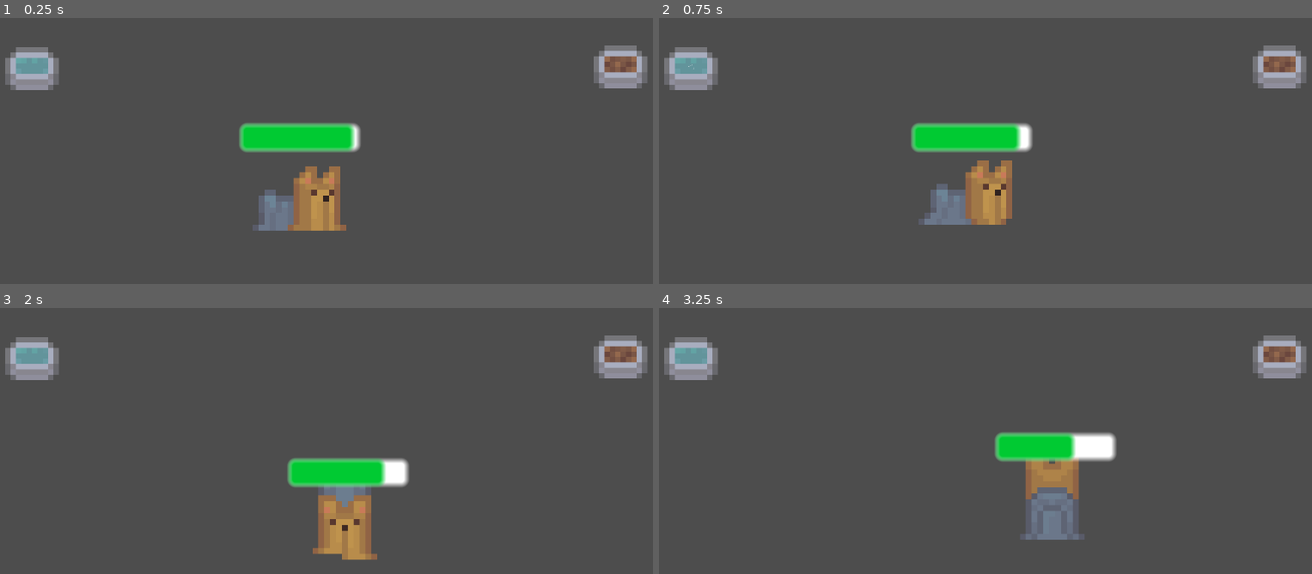
Above: before the commit, frames 1-4 (two rows, left to right).
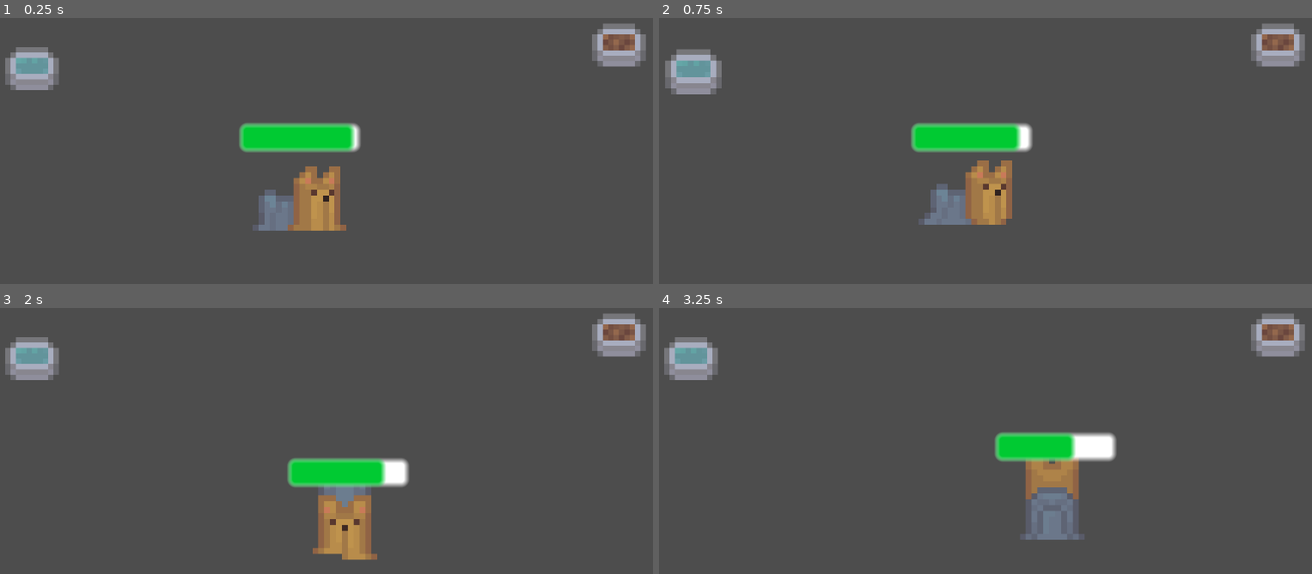
Above: after the commit, the same moments.

Repository: saadjiqbal/brackeys-gj-2024
Game: Godot game, scene res://scenes/game.tscn
The game is run twice, just before and just after one commit, with the same random seed, the same clock (stepped at 60 frames per second) and the same inputs.
Inputs (mouse positions are in pixels of both pictures, inside the frame that each line leads up to):
- Up to frame 1 (0.25 s): no input
- Up to frame 2 (0.75 s): tap Enter at 0.5 s; move the mouse to (691, 68) at 0.52 s; press the mouse at (691, 68) at 0.53 s; hold Right (ui_right) from 0.53 s (still down)
- Up to frame 3 (2 s): move the mouse to (182, 507) at 1.27 s; release Right (ui_right) at 1.28 s; release the mouse at (182, 507) at 1.28 s; hold Down (ui_down) from 1.28 s (still down); click (182, 507) at 1.35 s
- Up to frame 4 (3.25 s): move the mouse to (1050, 401) at 2.02 s; release Down (ui_down) at 2.03 s; press the mouse at (1050, 401) at 2.03 s; hold Right (ui_right) 2.03-2.78 s; move the mouse to (946, 563) at 2.77 s; release the mouse at (946, 563) at 2.78 s; hold Up (ui_up) from 2.78 s (still down); click (946, 563) at 2.85 s

The runs differ from the first frame. In frame 1, 1.7% of the frame differs, in the area x 90-100%, y 2-27%; in frame 2, 2.4%, in the area x 0-100%, y 2-29%; in frame 3, 1.7%; in frame 4, 1.7%.

Commit message:
Added collision detection

Diff:
--- a/project.godot
+++ b/project.godot
@@ -29,6 +29,13 @@
 ]
 }
 
+[layer_names]
+
+2d_physics/layer_1="dog"
+2d_physics/layer_2="cat"
+2d_physics/layer_3="water_bowl"
+2d_physics/layer_4="food_bowl"
+
 [rendering]
 
 textures/canvas_textures/default_texture_filter=0
--- a/scenes/dog.tscn
+++ b/scenes/dog.tscn
@@ -212,6 +212,9 @@
 
 [sub_resource type="RectangleShape2D" id="RectangleShape2D_mshye"]
 size = Vector2(17.0408, 11.6354)
+
+[sub_resource type="RectangleShape2D" id="RectangleShape2D_64iw8"]
+size = Vector2(36.0971, 24.3701)
 
 [node name="Dog" type="CharacterBody2D"]
 scale = Vector2(10.915, 10.915)
@@ -236,3 +239,14 @@
 step = 1.0
 show_percentage = false
 metadata/_edit_use_anchors_ = true
+
+[node name="AnimalActionArea" type="Area2D" parent="."]
+collision_mask = 15
+
+[node name="CollisionShape2D" type="CollisionShape2D" parent="AnimalActionArea"]
+position = Vector2(54.8786, 30.142)
+scale = Vector2(1, 1)
+shape = SubResource("RectangleShape2D_64iw8")
+
+[connection signal="area_entered" from="AnimalActionArea" to="." method="_on_animal_action_area_area_entered"]
+[connection signal="area_exited" from="AnimalActionArea" to="." method="_on_animal_action_area_area_exited"]
--- a/scenes/food_bowl.tscn
+++ b/scenes/food_bowl.tscn
@@ -1,6 +1,6 @@
 [gd_scene load_steps=6 format=3 uid="uid://blsnk45mypkkh"]
 
-[ext_resource type="Script" path="res://scripts/item.gd" id="1_ifmuo"]
+[ext_resource type="Script" path="res://scripts/food_bowl.gd" id="1_3a7ic"]
 [ext_resource type="Texture2D" uid="uid://rir81ybqu0t2" path="res://assets/items/items.png" id="1_wmlwq"]
 
 [sub_resource type="AtlasTexture" id="AtlasTexture_rsoye"]
@@ -18,19 +18,25 @@
 "speed": 5.0
 }]
 
-[sub_resource type="RectangleShape2D" id="RectangleShape2D_nqnq4"]
-size = Vector2(107, 88)
+[sub_resource type="RectangleShape2D" id="RectangleShape2D_2kom1"]
+size = Vector2(11.4, 9.2)
 
 [node name="FoodBowl" type="Node2D"]
-script = ExtResource("1_ifmuo")
+position = Vector2(1191, 51)
+scale = Vector2(10, 10)
+script = ExtResource("1_3a7ic")
 
 [node name="AnimatedSprite2D" type="AnimatedSprite2D" parent="."]
-position = Vector2(1194, 92)
-scale = Vector2(10, 10)
 sprite_frames = SubResource("SpriteFrames_o78pc")
 
-[node name="Area2D" type="Area2D" parent="."]
+[node name="FoodBowlArea" type="Area2D" parent="."]
+collision_layer = 8
+collision_mask = 15
 
-[node name="CollisionShape2D" type="CollisionShape2D" parent="Area2D"]
-position = Vector2(1193.5, 118)
-shape = SubResource("RectangleShape2D_nqnq4")
+[node name="CollisionShape2D" type="CollisionShape2D" parent="FoodBowlArea"]
+position = Vector2(0.1, 2.7)
+scale = Vector2(1, 1)
+shape = SubResource("RectangleShape2D_2kom1")
+
+[connection signal="mouse_entered" from="FoodBowlArea" to="." method="_on_area_2d_mouse_entered"]
+[connection signal="mouse_exited" from="FoodBowlArea" to="." method="_on_area_2d_mouse_exited"]
--- a/scenes/game.tscn
+++ b/scenes/game.tscn
@@ -1,20 +1,11 @@
-[gd_scene load_steps=7 format=3 uid="uid://dnubasacbx764"]
+[gd_scene load_steps=4 format=3 uid="uid://dnubasacbx764"]
 
 [ext_resource type="Script" path="res://scripts/game.gd" id="1_c07yq"]
-[ext_resource type="PackedScene" uid="uid://dl3doxn22vvx4" path="res://scenes/dog.tscn" id="2_88e1o"]
-[ext_resource type="PackedScene" uid="uid://blsnk45mypkkh" path="res://scenes/food_bowl.tscn" id="2_v5sw8"]
 [ext_resource type="AudioStream" uid="uid://b1xvnipsnfxwq" path="res://assets/music/2_cafe_avenue_master.ogg" id="3_b074d"]
-[ext_resource type="PackedScene" uid="uid://b5df3mp0lbdpt" path="res://scenes/water_bowl.tscn" id="3_xonsy"]
 [ext_resource type="PackedScene" uid="uid://7hc6qrro5n2s" path="res://scenes/cursor.tscn" id="4_07oxg"]
 
 [node name="Game" type="Node2D"]
 script = ExtResource("1_c07yq")
-
-[node name="FoodBowl" parent="." instance=ExtResource("2_v5sw8")]
-
-[node name="WaterBowl" parent="." instance=ExtResource("3_xonsy")]
-
-[node name="Dog" parent="." instance=ExtResource("2_88e1o")]
 
 [node name="BackgroundMusic" type="AudioStreamPlayer2D" parent="."]
 stream = ExtResource("3_b074d")
--- a/scenes/water_bowl.tscn
+++ b/scenes/water_bowl.tscn
@@ -1,7 +1,7 @@
 [gd_scene load_steps=6 format=3 uid="uid://b5df3mp0lbdpt"]
 
 [ext_resource type="Texture2D" uid="uid://rir81ybqu0t2" path="res://assets/items/items.png" id="1_5k8od"]
-[ext_resource type="Script" path="res://scripts/item.gd" id="1_nc26q"]
+[ext_resource type="Script" path="res://scripts/water_bowl.gd" id="1_s2wny"]
 
 [sub_resource type="AtlasTexture" id="AtlasTexture_wvslc"]
 atlas = ExtResource("1_5k8od")
@@ -18,23 +18,28 @@
 "speed": 5.0
 }]
 
-[sub_resource type="RectangleShape2D" id="RectangleShape2D_tbm1i"]
-size = Vector2(11.3, 9.2)
+[sub_resource type="RectangleShape2D" id="RectangleShape2D_xyryh"]
+size = Vector2(11, 8.8)
 
 [node name="WaterBowl" type="Node2D"]
 scale = Vector2(10, 10)
-script = ExtResource("1_nc26q")
+script = ExtResource("1_s2wny")
 
 [node name="AnimatedSprite2D" type="AnimatedSprite2D" parent="."]
 position = Vector2(9.80001, 10.5)
 sprite_frames = SubResource("SpriteFrames_2bp0e")
-frame_progress = 0.894841
+frame_progress = 0.952996
 
-[node name="Area2D" type="Area2D" parent="."]
+[node name="WaterBowlArea" type="Area2D" parent="."]
+collision_layer = 4
+collision_mask = 15
 
-[node name="CollisionShape2D" type="CollisionShape2D" parent="Area2D"]
-position = Vector2(9.75, 11.9)
+[node name="CollisionShape2D" type="CollisionShape2D" parent="WaterBowlArea"]
+position = Vector2(9.7, 12)
 scale = Vector2(1, 1)
-shape = SubResource("RectangleShape2D_tbm1i")
+shape = SubResource("RectangleShape2D_xyryh")
 
-[connection signal="mouse_entered" from="Area2D" to="." method="_on_area_2d_mouse_entered"]
+[connection signal="area_entered" from="WaterBowlArea" to="." method="_on_area_2d_area_entered"]
+[connection signal="area_exited" from="WaterBowlArea" to="." method="_on_area_2d_area_exited"]
+[connection signal="mouse_entered" from="WaterBowlArea" to="." method="_on_area_2d_mouse_entered"]
+[connection signal="mouse_exited" from="WaterBowlArea" to="." method="_on_area_2d_mouse_exited"]
--- a/scripts/cursor.gd
+++ b/scripts/cursor.gd
@@ -15,3 +15,6 @@
 		click_particles.emitting = true
 
 		click_sfx.play()
+
+func _on_hitbox_area_entered(area):
+	print("area entered")
--- a/scripts/dog.gd
+++ b/scripts/dog.gd
@@ -8,10 +8,14 @@
 # Properties
 @export var patience_reduction_rate = 10 # Amount of patience lost per second
 @export var speed: float = 2 # Movement speed
+
 var patience: float = 100.0  # A patience meter starting at 100
 var hunger: float = 0.0      # Hunger level
 var thirst: float = 0.0      # Thirst level
 var playfulness: float = 0.0 # Playfulness level
+
+var drink_water : bool = false
+var eat_food : bool = false
 
 # Statuses
 var statuses: Array = ["hunger", "thirst", "play"]  # Possible statuses
@@ -29,7 +33,12 @@
 	current_status = get_random_status()
 	progress_bar.value = MAX_PATIENCE
 
-func _process(delta):
+func _physics_process(delta):
+	if drink_water:
+		thirsty()
+
+	if eat_food:
+		hungry()
 	# Decrease patience over time
 	patience -= delta * patience_reduction_rate  # Decrease patience by a rate
 	check_patience()
@@ -98,3 +107,24 @@
 	# Reset and print message for now
 	patience = MAX_PATIENCE
 	print("Patience ran out! The animal is unhappy.")
+
+func thirsty():
+	print("Drinking water")
+
+func hungry():
+	print("Eating food")
+
+func _on_animal_action_area_area_entered(area):
+	if area.name == "WaterBowlArea":
+		drink_water = true
+	elif area.name == "FoodBowlArea":
+		eat_food = true
+
+
+func _on_animal_action_area_area_exited(area):
+	if area.name == "WaterBowlArea":
+		print("Done drinking water")
+		drink_water = false
+	elif area.name == "FoodBowlArea":
+		print("Done eating food")
+		eat_food = false
--- /dev/null
+++ b/scripts/food_bowl.gd
@@ -0,0 +1,21 @@
+extends Node2D
+
+var area_entered : bool = false
+var draggable : bool = false
+var offset : Vector2
+
+func _physics_process(delta):
+	if draggable:
+		if Input.is_action_just_pressed("action"):
+			offset = get_global_mouse_position() - self.position
+
+		if Input.is_action_pressed("action"):
+			self.position = get_global_mouse_position() - offset
+
+func _on_area_2d_mouse_entered():
+	draggable = true
+	self.scale = Vector2(10.5, 10.5)
+
+func _on_area_2d_mouse_exited():
+	draggable = false
+	self.scale = Vector2(10, 10)
--- a/scripts/game.gd
+++ b/scripts/game.gd
@@ -1,4 +1,18 @@
 extends Node2D
 
+const DOG = preload("res://scenes/dog.tscn")
+const FOOD_BOWL = preload("res://scenes/food_bowl.tscn")
+const WATER_BOWL_SCENE = preload("res://scenes/water_bowl.tscn")
+
+
 func _ready() -> void:
+	var dog_scene_instance = DOG.instantiate()
+	var food_bowl_scene_instance = FOOD_BOWL.instantiate()
+	var water_bowl_scene_instance = WATER_BOWL_SCENE.instantiate()
+
+	add_child(dog_scene_instance)
+	add_child(food_bowl_scene_instance)
+	add_child(water_bowl_scene_instance)
+
+func _physics_process(_delta) -> void:
 	pass
--- a/scripts/item.gd
+++ /dev/null
@@ -1,6 +0,0 @@
-extends Node2D
-
-@onready var area_2d = $Area2D
-
-func _on_area_2d_mouse_entered():
-	pass
--- /dev/null
+++ b/scripts/water_bowl.gd
@@ -0,0 +1,28 @@
+extends Node2D
+
+var area_entered : bool = false
+var draggable : bool = false
+var offset : Vector2
+
+func _physics_process(delta):
+	if draggable:
+		if Input.is_action_just_pressed("action"):
+			offset = get_global_mouse_position() - self.position
+
+		if Input.is_action_pressed("action"):
+			self.position = get_global_mouse_position() - offset
+
+func _on_area_2d_mouse_entered():
+	draggable = true
+	self.scale = Vector2(10.5, 10.5)
+
+func _on_area_2d_mouse_exited():
+	draggable = false
+	self.scale = Vector2(10, 10)
+
+func _on_area_2d_area_entered(area):
+	pass
+
+
+func _on_area_2d_area_exited(area):
+	pass
Not shown: 1 places in scenes/dog.tscn that only renumber resources
